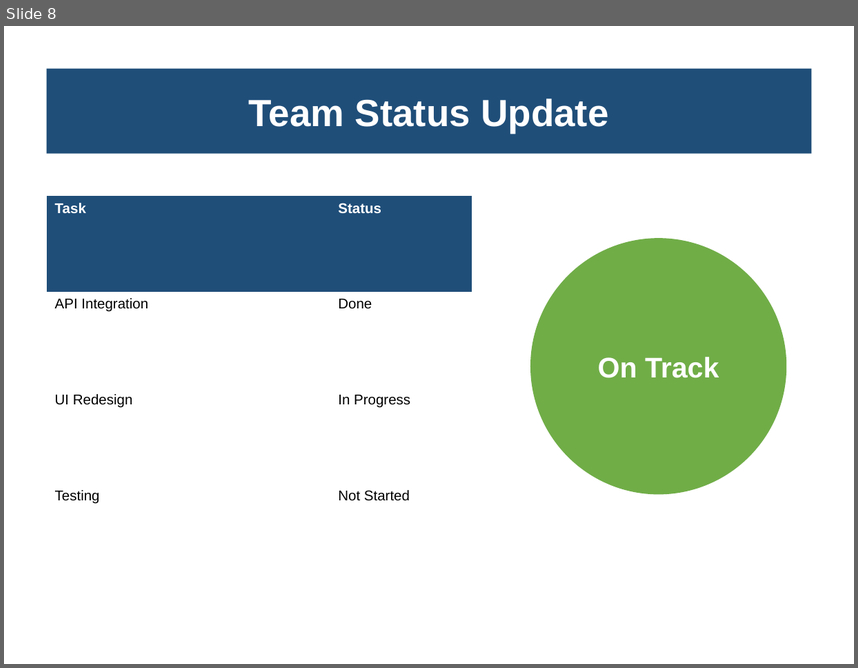
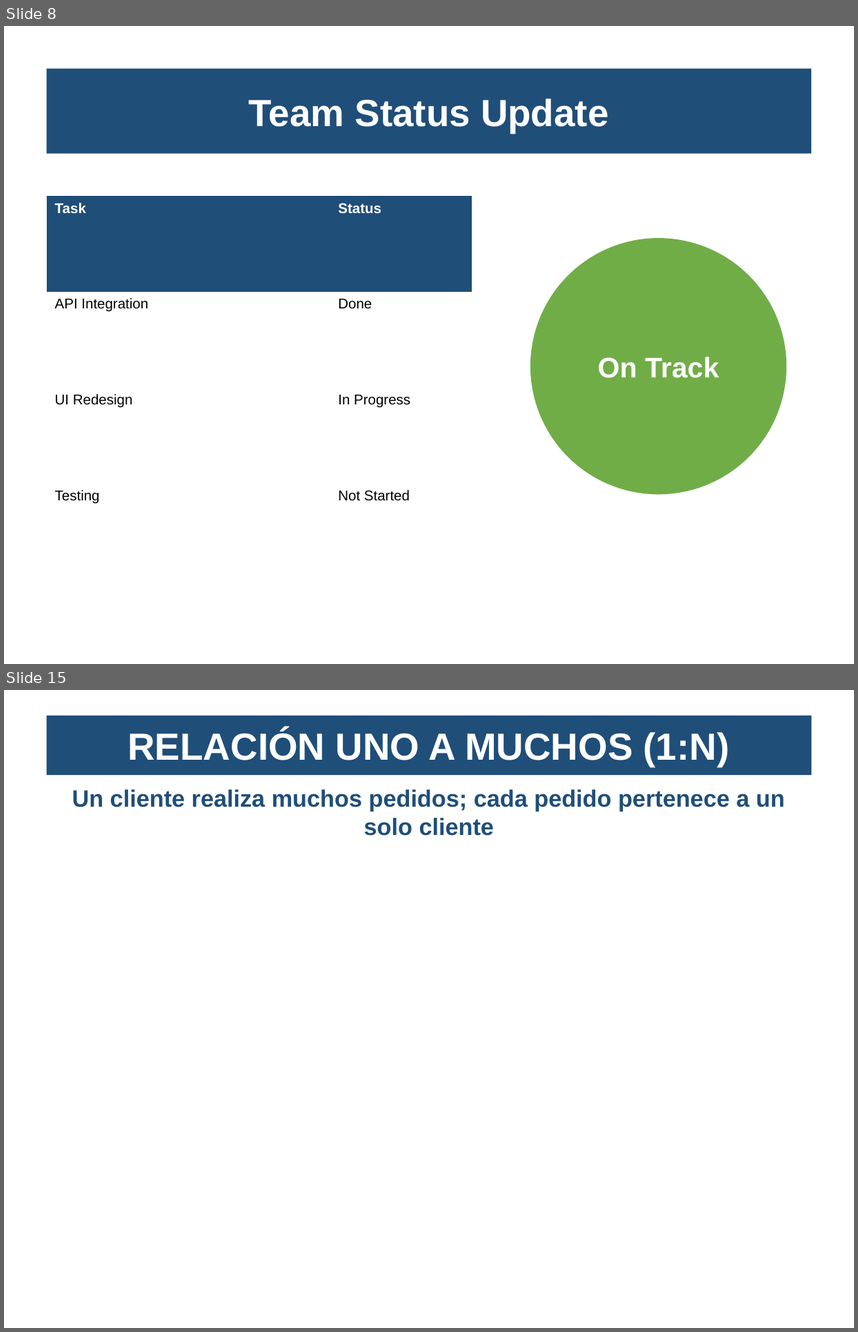
Before and after one commit to andcastillo/single_slide_creation, a slide deck: examples/generated_deck.pptx. Shown one above the other, each under a label of ours: slide 8 before the commit, slides 8 and 15 after it; the slides between them are not shown. The pictures are 858x668 and 858x1332 pixels, drawn with LibreOffice and Linux fonts; fonts in the diff are those of the drawing. Boxes give left, top, right and bottom in pixels: in the first picture for what was removed or moved away, otherwise in the second. Text is boxed around its words. In the diff, an @@ line names an element or a change of style, - is before the commit and + after.

```diff
--- a/examples/generated_deck.pptx
+++ b/examples/generated_deck.pptx
@@ slide 15 added at box(4, 690, 854, 1328), background #FFFFFF @@
@@ rectangle added at box(47, 716, 811, 775), fill #1F4E79, 32 pt, text #FFFFFF, bold @@
+RELACIÓN UNO A MUCHOS (1:N)
@@ text added at box(72, 789, 785, 836), 20 pt, text #1F4E79, bold @@
+Un cliente realiza muchos pedidos; cada pedido pertenece a un solo cliente
```
Also in this commit, not shown: 6 other slides added, 3 other files.
